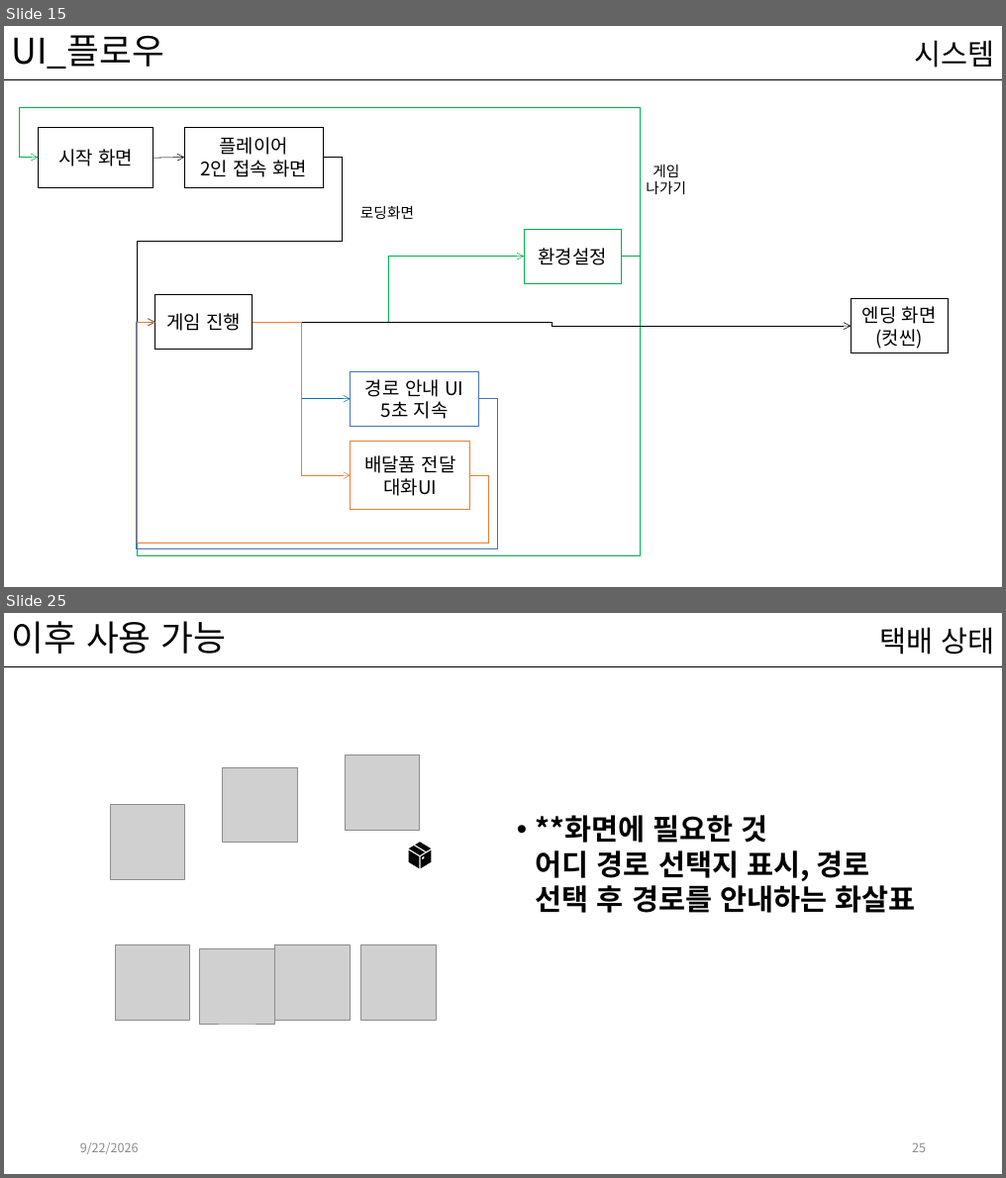
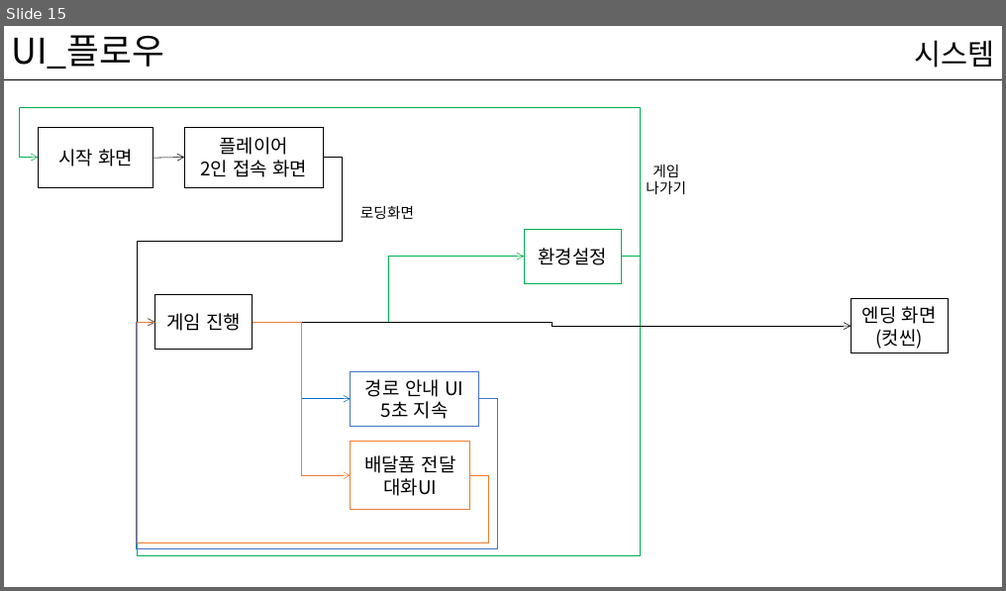
Before and after one commit to kwakyerin/2026_Graduation_Project, a slide deck: documents/HyunahKwon/design/designing/for_pro_pt/배트와 달트_평가pt.pptx. Shown one above the other, each under a label of ours: slides 15 and 25 before the commit, slide 15 after it; the slides between them are not shown. The pictures are 1006x1178 and 1006x591 pixels, drawn with LibreOffice and Linux fonts; fonts in the diff are those of the drawing; grey boxes stand for pictures. Boxes give left, top, right and bottom in pixels: in the first picture for what was removed or moved away, otherwise in the second. Text is boxed around its words. In the diff, an @@ line names an element or a change of style, - is before the commit and + after.

```diff
--- a/documents/HyunahKwon/design/designing/for_pro_pt/배트와 달트_평가pt.pptx
+++ b/documents/HyunahKwon/design/designing/for_pro_pt/배트와 달트_평가pt.pptx
@@ slide 25 removed at (4, 613, 1002, 1174), background #FFFFFF; not listed: 1 template element that a slide beside it also shows @@
@@ title removed at (12, 621, 227, 654) @@
-이후 사용 가능
@@ text removed at (879, 627, 994, 655) @@
-택배 상태
@@ picture removed at (345, 756, 420, 830) @@
@@ picture removed at (223, 768, 297, 843) @@
@@ picture removed at (110, 805, 185, 879) @@
@@ text removed at (536, 815, 916, 913) @@
-• **화면에 필요한 것
-  어디 경로 선택지 표시, 경로 선택 후 경로를 안내하는 화살표
@@ group removed at (409, 842, 432, 868): 4 freeform shapes @@
@@ picture removed at (115, 946, 190, 1020) @@
@@ picture removed at (199, 950, 274, 1024) @@
@@ picture removed at (275, 946, 350, 1020) @@
@@ picture removed at (361, 946, 436, 1020) @@
@@ text removed at (80, 1143, 139, 1155) @@
-9/22/2026
@@ page number removed at (912, 1144, 926, 1153) @@
-25
```
Also in this commit, not shown: 16 slides changed, 1 slide added, 7 other slides removed, 1 other file.
